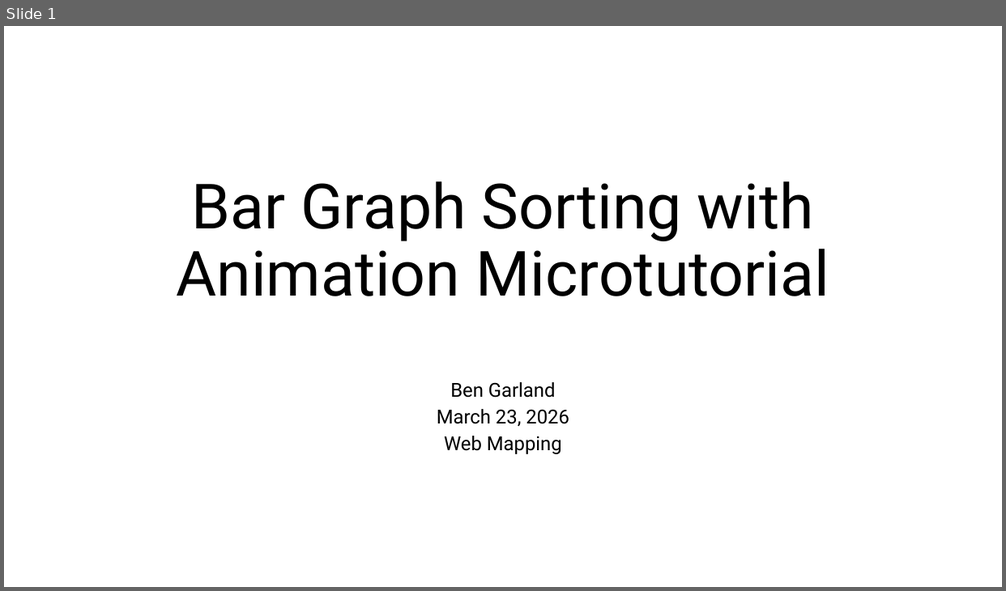
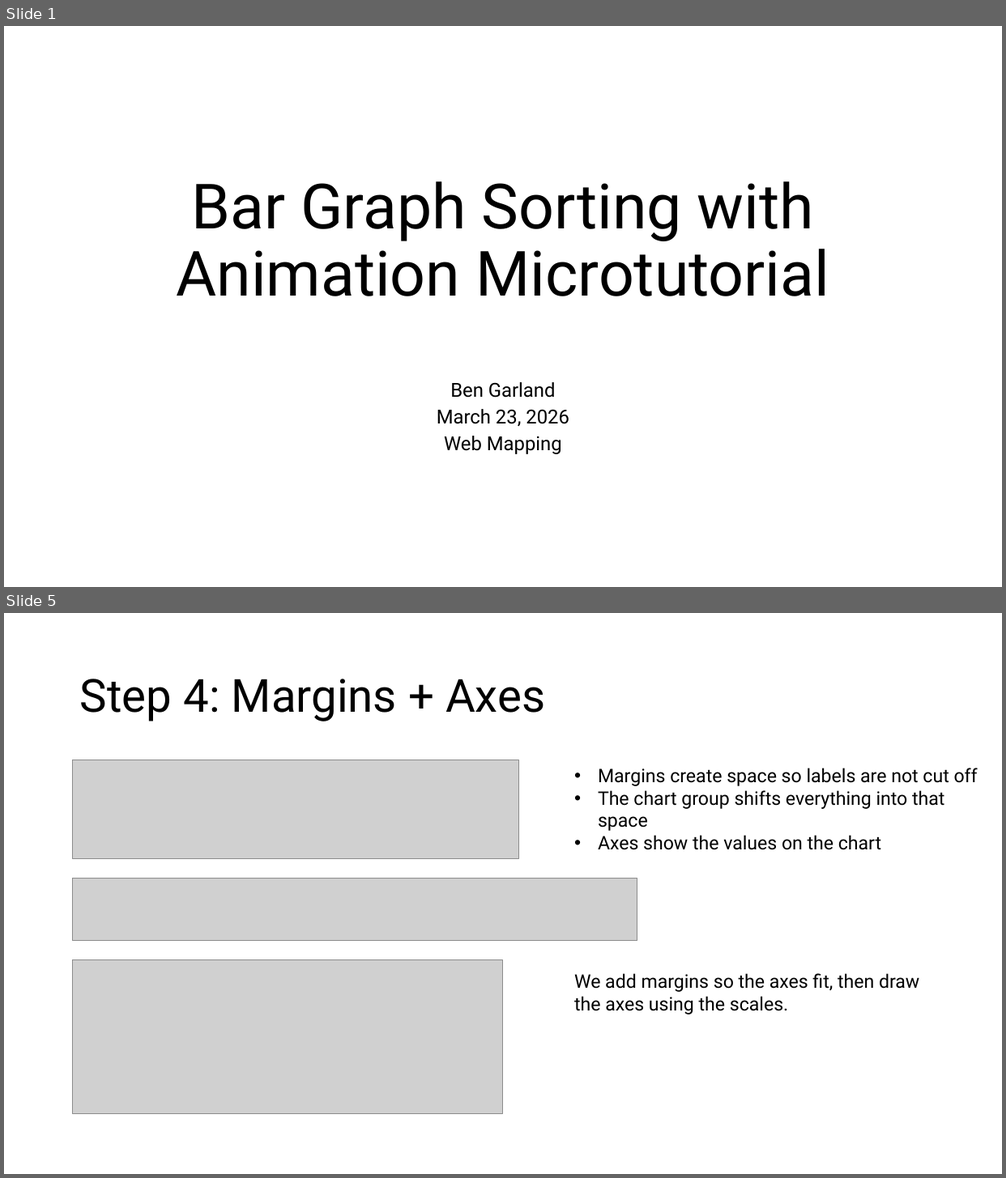
Before and after one commit to armandhammer/bengarland-site, a slide deck: tutorial/Bar Graph Sorting.pptx. Shown one above the other, each under a label of ours: slide 1 before the commit, slides 1 and 5 after it; the slides between them are not shown. The pictures are 1006x591 and 1006x1178 pixels, drawn with LibreOffice and Linux fonts; fonts in the diff are those of the drawing; grey boxes stand for pictures. Boxes give left, top, right and bottom in pixels: in the first picture for what was removed or moved away, otherwise in the second. Text is boxed around its words. In the diff, an @@ line names an element or a change of style, - is before the commit and + after.

```diff
--- a/tutorial/Bar Graph Sorting.pptx
+++ b/tutorial/Bar Graph Sorting.pptx
@@ slide 5 added at bbox=[4, 613, 1002, 1174], background #FFFFFF @@
@@ title added at bbox=[80, 679, 545, 722], 44 pt, text #000000 @@
+Step 4: Margins + Axes
@@ picture added at bbox=[73, 760, 519, 858] @@
@@ text added at bbox=[598, 768, 978, 850], 18 pt, text #000000 @@
+• Margins create space so labels are not cut off
+• The chart group shifts everything into that space
+• Axes show the values on the chart
@@ picture added at bbox=[73, 878, 637, 940] @@
@@ picture added at bbox=[73, 960, 503, 1114] @@
@@ text added at bbox=[574, 973, 919, 1015], 18 pt, text #000000 @@
+We add margins so the axes fit, then draw the axes using the scales.
```
Also in this commit, not shown: 2 slides changed, 6 other slides added, 2 slides removed, 2 other files.
